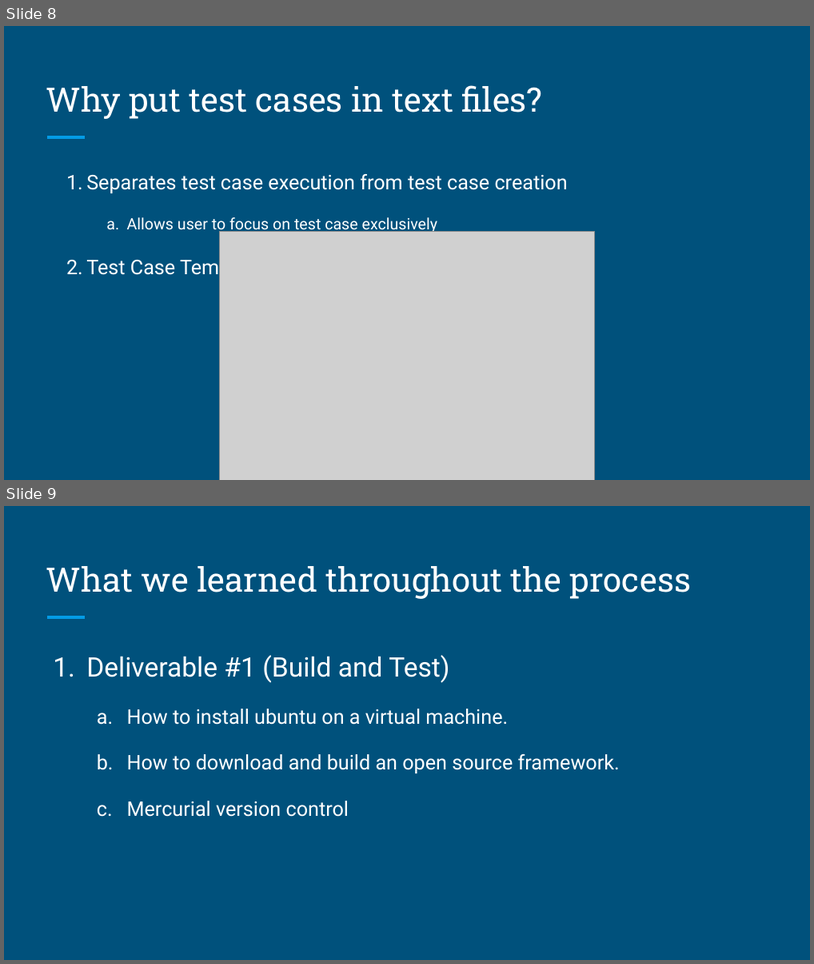
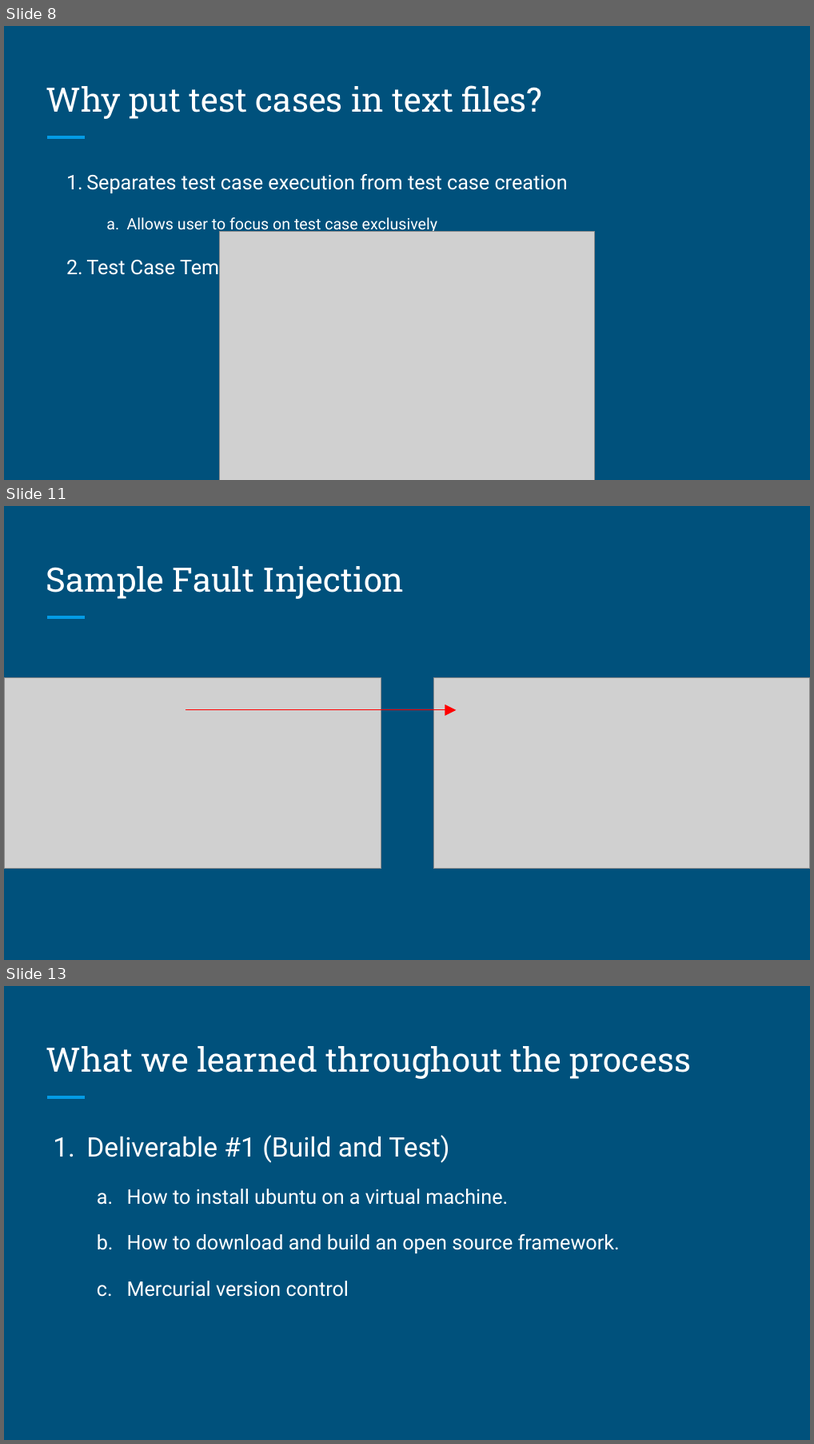
Before and after one commit to CSCI-362-02-2015/Team6, a slide deck: TestAutomation/reports/Team 6 Final Presentation.pptx. Shown one above the other, each under a label of ours: slides 8 and 9 before the commit, slides 8, 11 and 13 after it; the slides between them are not shown. The pictures are 814x964 and 814x1444 pixels, drawn with LibreOffice and Linux fonts; fonts in the diff are those of the drawing; grey boxes stand for pictures. Boxes give left, top, right and bottom in pixels: in the first picture for what was removed or moved away, otherwise in the second. Text is boxed around its words. In the diff, an @@ line names an element or a change of style, - is before the commit and + after.

Commit message:
Updated Final Presentation

```diff
--- a/TestAutomation/reports/Team 6 Final Presentation.pptx
+++ b/TestAutomation/reports/Team 6 Final Presentation.pptx
@@ slide 11 added at [4,506,810,960], background #00517C; not listed: 1 template element that a slide beside it also shows @@
@@ title added at [46,566,404,599], 30 pt, text #FFFFFF @@
+Sample Fault Injection
@@ picture added at [4,678,382,868] @@
@@ picture added at [434,678,810,868] @@
@@ arrow added from (186, 710) to (456, 710), #FF0000 0.75 pt @@
@@ what was slide 9 is now slide 13 @@
```
Also in this commit, not shown: 3 other slides added.
